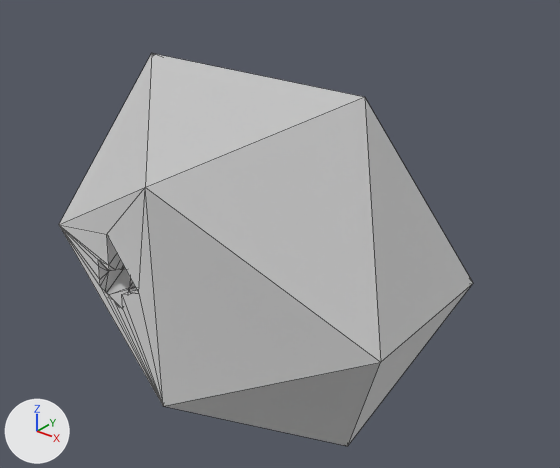
An edit to the glTF model data/model/model_71.glb, drawn before and after from the same camera.
Rendered twice from a 50 mm camera at (1.78, -2.04, 2.09) aimed at (0.09, 0.07, 0.78). Arrows for +X, +Y and +Z are at lower left; the lights stay in place. The first picture is the older version. Mesh edges are drawn as thin lines. Vertices at exactly the same position are counted once.

The first picture shows 'geometry_0'.
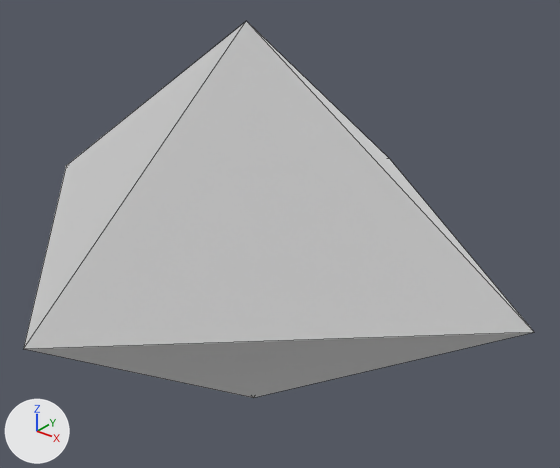
Pixel boxes (x1, y1, x2, y2) of what changed, in the pictures (560 x 468 px):
'geometry_0', reshaped (23% wider): before (59, 53, 473, 446); after (23, 21, 534, 398)

Patch to the scene script:
```diff
--- a/data/model/model_71.glb.py
+++ b/data/model/model_71.glb.py
@@ me_geometry_0 @@
 # used by ob_geometry_0; location = (0.0, 0.0, 0.0)
-me_geometry_0.from_pydata(...)  # 62 vertices, 120 faces; spans x -0.79..0.79, y -0.51..0.51, z 0.0..1.41
+me_geometry_0.from_pydata(...)  # 6 vertices, 8 faces; spans x -1.13..1.13, y -1.02..1.02, z 0.0..1.59
+# me_geometry_0 part 1: the whole mesh is rebuilt
 me_geometry_0.materials.append(mat_material_0)
```
